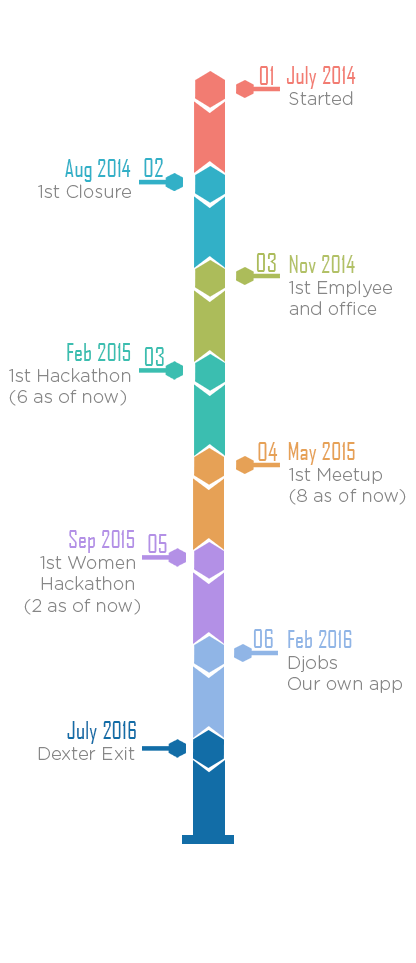
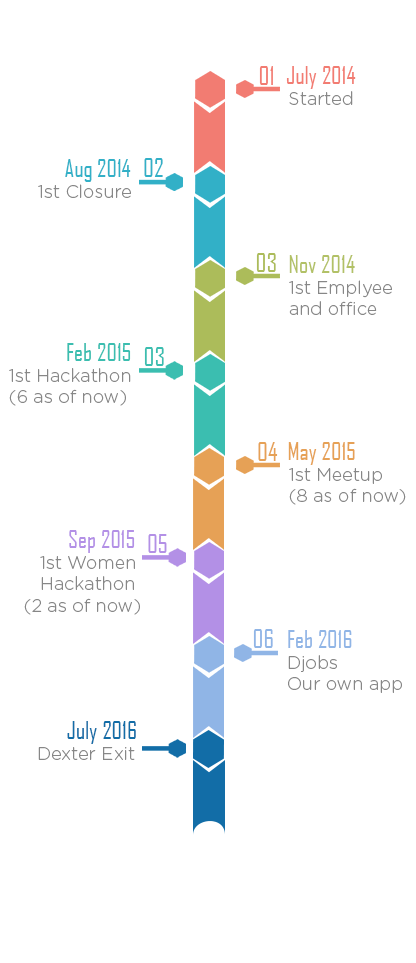
Layers edited between the first and the second 416px x 963px image:
painted on "Rectangle 2" over [182, 821, 234, 844]
